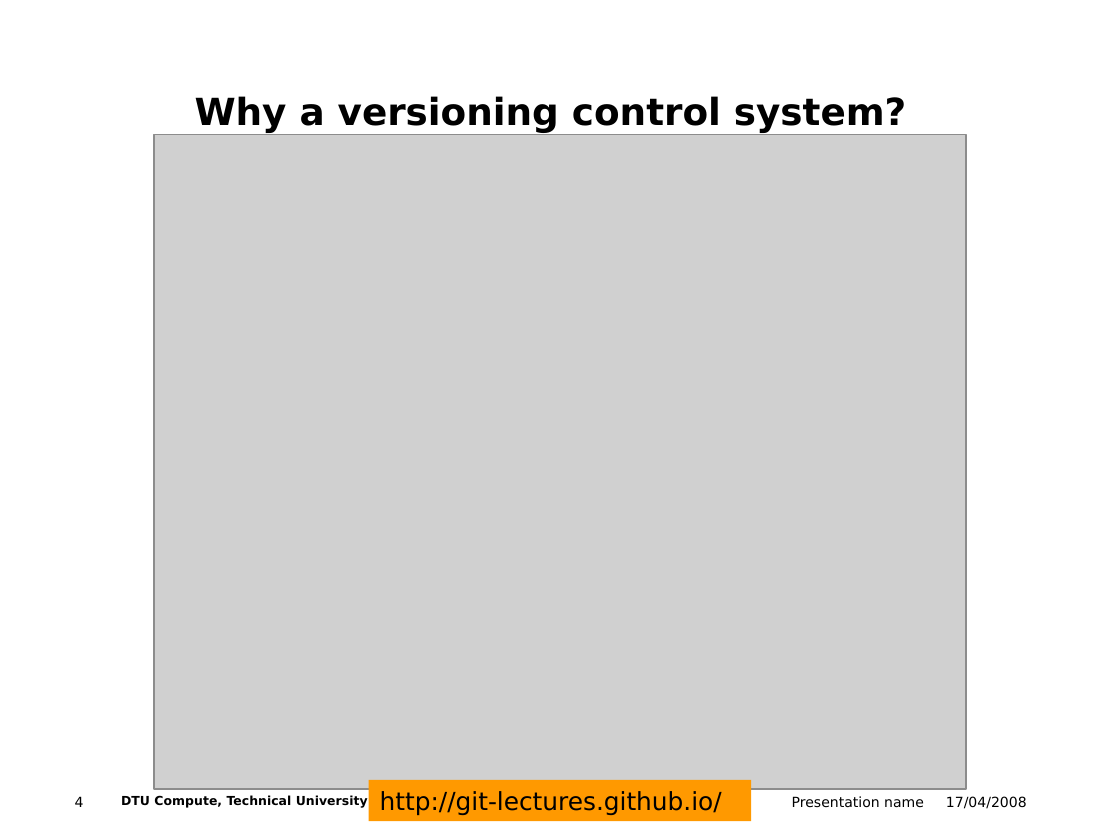
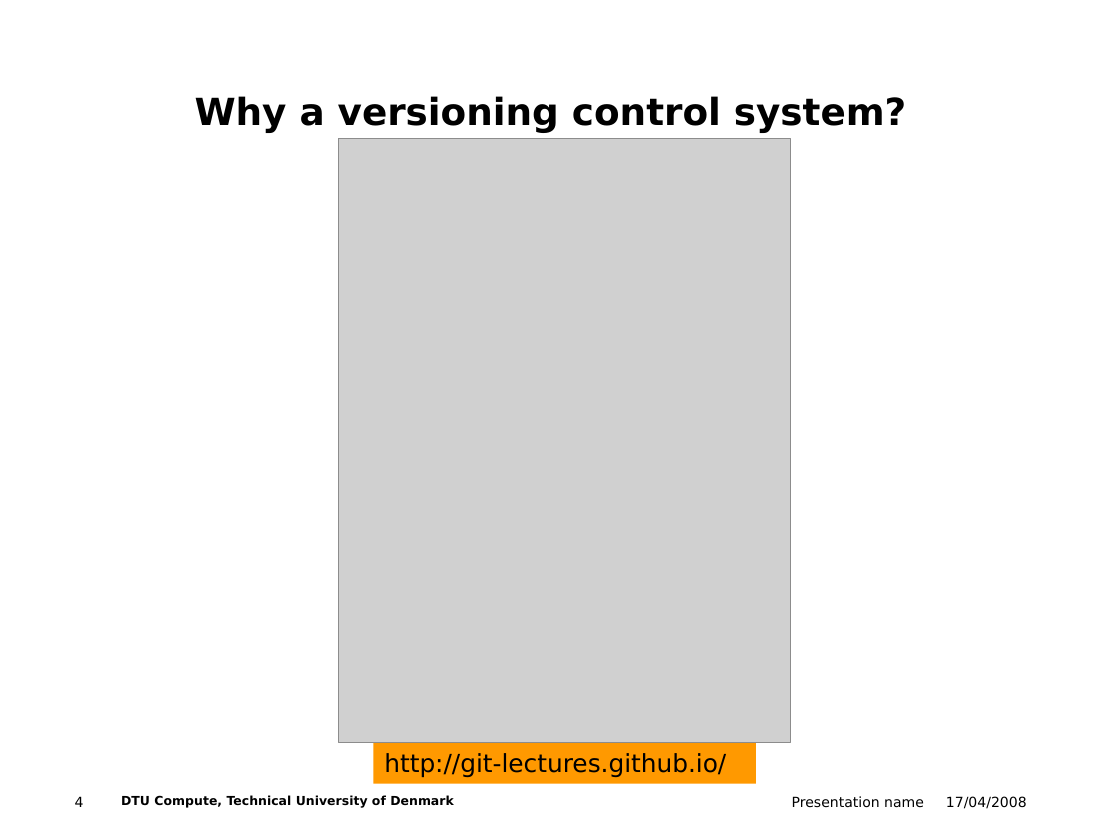
Before and after one commit to tsal-dtu/ws4_version_control_git, a slide deck: slide 4 of version_control_git.pptx. Drawn at 1120x840 pixels with LibreOffice and Linux fonts; fonts in the diff are those of the drawing; grey boxes stand for pictures; background and template pictures are left out. Boxes give left, top, right and bottom in pixels: in the first picture for what was removed or moved away, otherwise in the second. Text is boxed around its words. In the diff, an @@ line names an element or a change of style, - is before the commit and + after.

```diff
--- a/version_control_git.pptx
+++ b/version_control_git.pptx
@@ picture: place and size @@
-picture at bbox=[155, 134, 967, 790]
+picture at bbox=[338, 139, 791, 743]
@@ rectangle "http://git-lectures.github.io/": place and size @@
-rectangle "http://git-lectures.github.io/" at bbox=[368, 780, 752, 821]
+rectangle "http://git-lectures.github.io/" at bbox=[373, 743, 756, 784]
```
Also in this commit, not shown: 2 other slides changed, 13 slides added, 3 slides removed.
